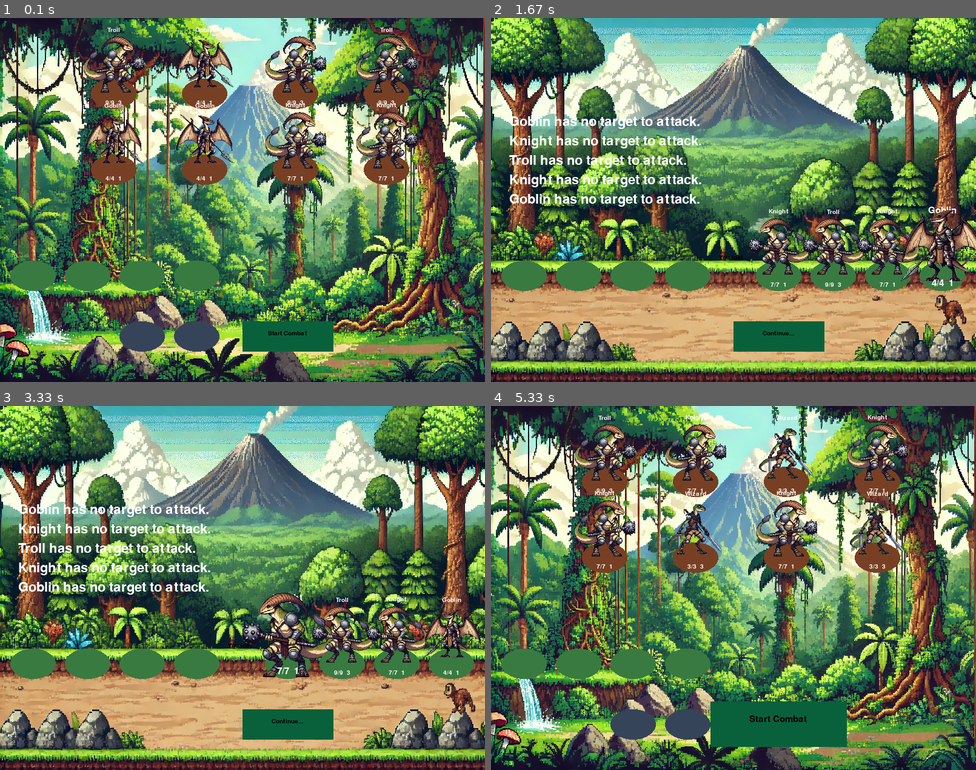
Above: before the commit, frames 1-4 (two rows, left to right).
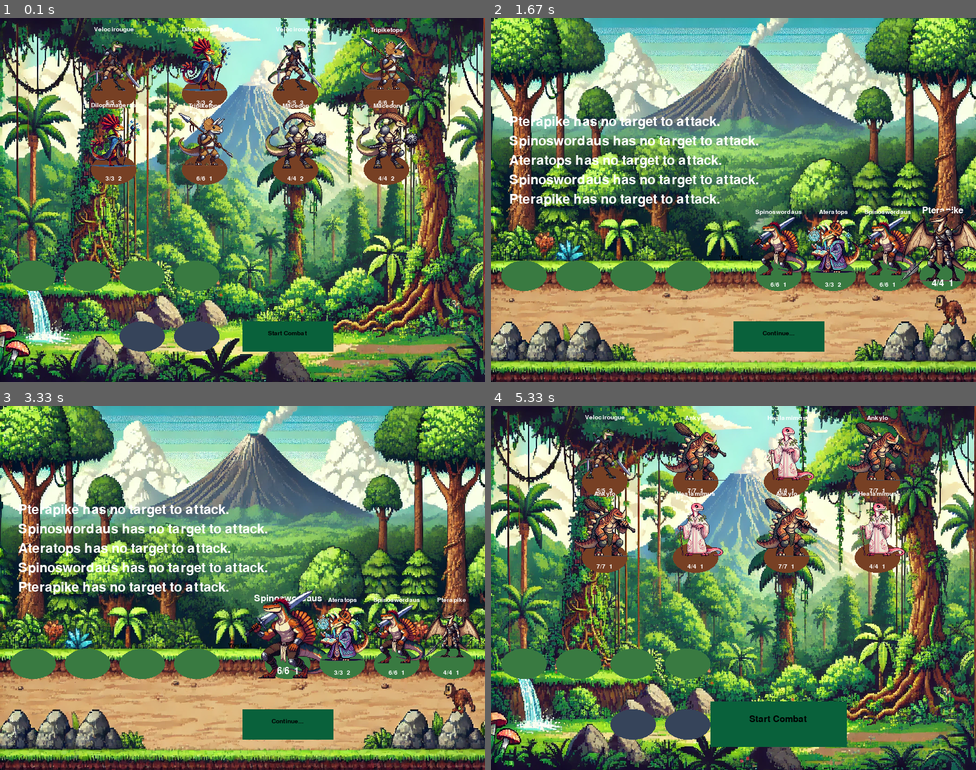
Above: after the commit, the same moments.

Repository: ENorell/RogueTroupe
Game: pygame game, started from main.py
Same seed, same stepped clock (60 frames per second), same inputs: the game is played once before the commit and once after it.
Inputs (mouse positions are in pixels of both pictures, inside the frame that each line leads up to):
- Up to frame 1 (0.1 s): no input
- Up to frame 2 (1.67 s): click "Start Combat" at 0.38 s; click "Continue..." at 0.72 s; press the mouse at (777, 338) at 1.03 s; move the mouse to (723, 229) at 1.13 s; release the mouse at (665, 123) at 1.27 s
- Up to frame 3 (3.33 s): click "Continue..." at 2.38 s; press the mouse at (286, 726) at 2.7 s; move the mouse to (232, 628) at 2.8 s; release the mouse at (179, 529) at 2.93 s
- Up to frame 4 (5.33 s): click "Continue..." at 3.55 s; click (694, 566) at 3.88 s; press the mouse at (777, 726) at 4.2 s; move the mouse to (845, 679) at 4.3 s; release the mouse at (908, 631) at 4.43 s; click "Continue..." at 4.55 s; click "Continue..." at 4.88 s; click "Continue..." at 5.22 s

The runs differ from the first frame. In frame 1, 6.4% of the frame differs, in the area x 17-86%, y 2-45%; in frame 2, 6.7%; in frame 3, 7.8%; in frame 4, 8.2%.

Commit message:
removed old characters and all references to them

Diff:
--- a/character.py
+++ b/character.py
@@ -27,43 +27,6 @@
     def is_dead(self) -> bool:
         return self.health == 0
 
-class KnightCharacter(Character):
-    name: str = "Knight"
-    max_health: int = 7
-    damage: int = 1
-    range: int = 1  # Melee range
-    ability_name: Optional[str] = "shield"
-    trigger: Optional[str] = "damaged"
-    image_path: str = "assets/characters/crest-transformed.webp"
-
-
-class WizardCharacter(Character):
-    name: str = "Wizard"
-    max_health: int = 3
-    damage: int = 3
-    range: int = 3  # Ranged attack
-    ability_name: Optional[str] = "blast"
-    trigger: Optional[str] = "attack"
-    image_path: str = "assets/characters/velo-transformed.webp"
-
-
-class GoblinCharacter(Character):
-    name: str = "Goblin"
-    max_health: int = 4
-    damage: int = 1
-    range: int = 1  # Melee range
-    image_path: str = "assets/characters/ptero-transformed.webp"
-
-
-class TrollCharacter(Character):
-    name: str = "Troll"
-    max_health: int = 9
-    damage: int = 3
-    range: int = 1  # Melee range
-    image_path: str = "assets/characters/crest-transformed.webp"
-
-
-# New Characters
 class Archeryptrx(Character):
     #A simple archer with upfront damage and range
     name: str = "Archeryptrx"
--- a/preparation_state.py
+++ b/preparation_state.py
@@ -1,16 +1,16 @@
 from interfaces import UserInput
 from state_machine import State, StateChoice
-from character import Character, KnightCharacter, WizardCharacter, TrollCharacter, GoblinCharacter, draw_character
+from character import Character, Character, draw_character, Spinoswordaus, Stabiraptor, Pterapike, Ateratops
 from character_slot import CharacterSlot, draw_slot, generate_characters
 from drag_dropper import DragDropper, DragDropRenderer
 from interactable import Button, draw_button
 
 
 ENEMY_POOL: list[type] = [
-    KnightCharacter,
-    WizardCharacter,
-    GoblinCharacter,
-    TrollCharacter
+    Spinoswordaus,
+    Stabiraptor,
+    Pterapike,
+    Ateratops
 ]
 
 
--- a/shop_state.py
+++ b/shop_state.py
@@ -1,5 +1,5 @@
 from state_machine import State, StateChoice
-from character import Character, KnightCharacter, WizardCharacter, GoblinCharacter, TrollCharacter
+from character import Character, Tankylosaurus, Macedon, Healamimus, Dilophmageras, Tripiketops, Velocirougue
 from character_slot import CharacterSlot, generate_characters
 from drag_dropper import DragDropper, DragDropRenderer
 from interfaces import UserInput
@@ -10,10 +10,12 @@
 
 
 SHOP_POOL: list[type] = [
-    KnightCharacter,
-    WizardCharacter,
-    GoblinCharacter,
-    TrollCharacter
+    Tankylosaurus,
+    Macedon,
+    Healamimus,
+    Dilophmageras,
+    Tripiketops,
+    Velocirougue
 ]
 
 SHOP_TOP_LEFT_POSITION: Final[Vector] = (150,100)
--- a/test_rooms/combat_simulation.py
+++ b/test_rooms/combat_simulation.py
@@ -5,7 +5,7 @@
 from engine import PygameEngine
 from renderer import PygameRenderer
 
-from character import KnightCharacter, WizardCharacter, GoblinCharacter, TrollCharacter, Character, draw_character, draw_text
+from character import *
 from character_slot import CharacterSlot, draw_slot
 from interactable import Button, draw_button
 from combat_state import CombatState
@@ -20,14 +20,14 @@
 enemy_slots: list[CharacterSlot] = create_enemy_slots()
 bench_slots: list[CharacterSlot] = create_bench_slots()
 
-ally_slots[0].content = KnightCharacter()
-ally_slots[1].content = KnightCharacter()
-ally_slots[2].content = WizardCharacter()
-ally_slots[3].content = WizardCharacter()
-enemy_slots[0].content = GoblinCharacter()
-enemy_slots[1].content = GoblinCharacter()
-enemy_slots[2].content = GoblinCharacter()
-enemy_slots[3].content = TrollCharacter()
+ally_slots[0].content = Velocirougue()
+ally_slots[1].content = Pterapike()
+ally_slots[2].content = Dilophmageras()
+ally_slots[3].content = Stabiraptor()
+enemy_slots[0].content = Spinoswordaus()
+enemy_slots[1].content = Healamimus()
+enemy_slots[2].content = Macedon()
+enemy_slots[3].content = Ateratops()
 
 
 class MockRenderer(PygameRenderer):
